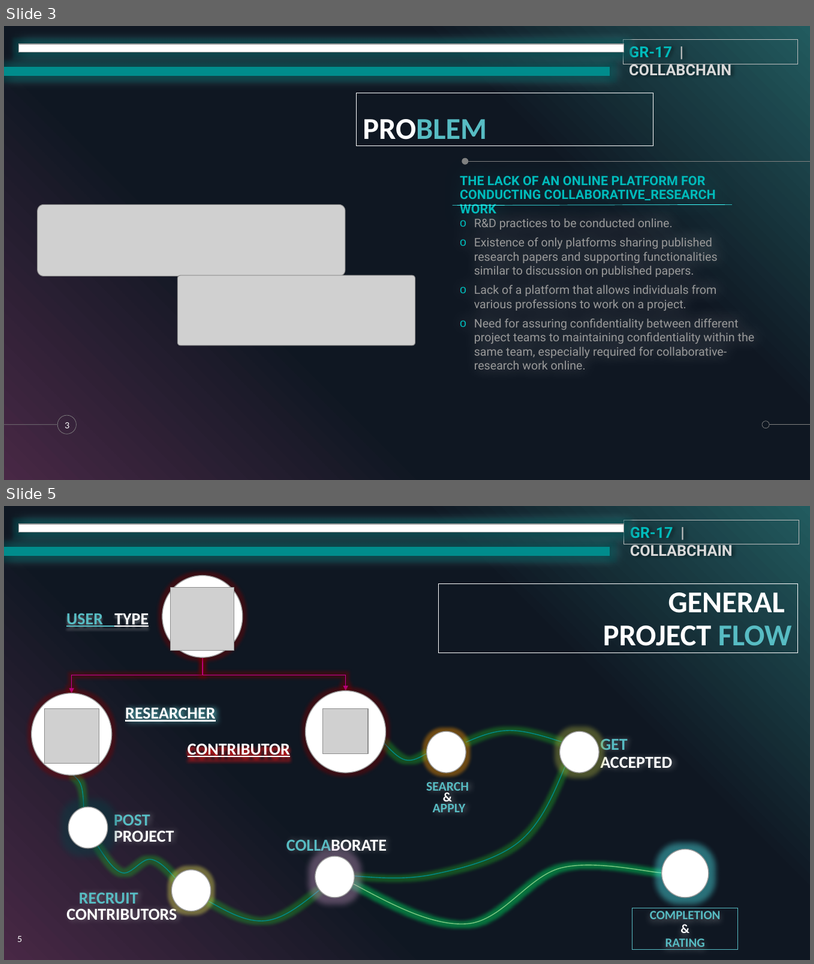
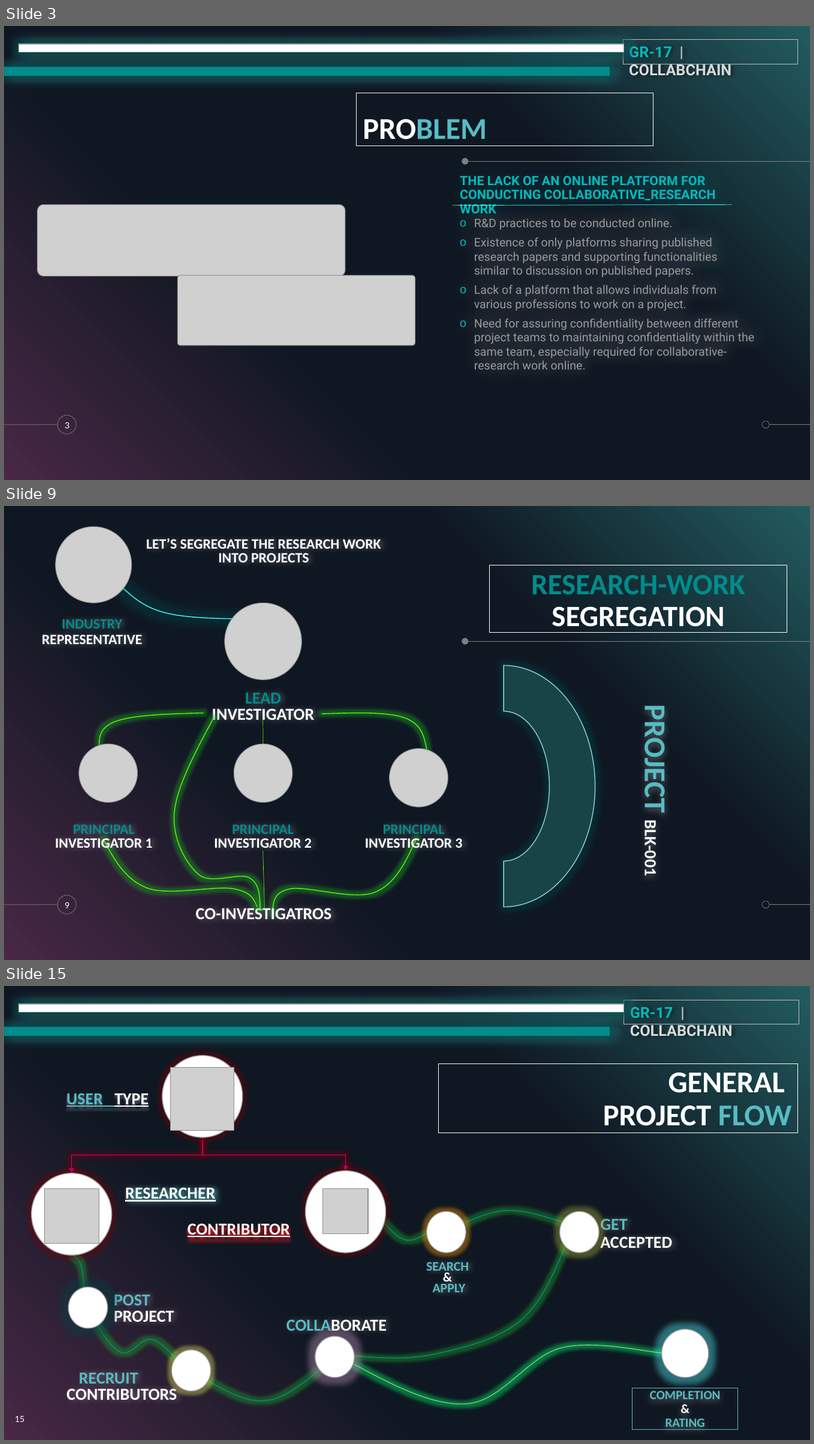
Before and after one commit to dhirajksharma/collabchain, a slide deck: Documents/Deliverables/SlideDeck/collabchain.pptx. Shown one above the other, each under a label of ours: slides 3 and 5 before the commit, slides 3, 9 and 15 after it; the slides between them are not shown. The pictures are 814x964 and 814x1444 pixels, drawn with LibreOffice and Linux fonts; fonts in the diff are those of the drawing; grey boxes stand for pictures. Boxes give left, top, right and bottom in pixels: in the first picture for what was removed or moved away, otherwise in the second. Text is boxed around its words. In the diff, an @@ line names an element or a change of style, - is before the commit and + after.

```diff
--- a/Documents/Deliverables/SlideDeck/collabchain.pptx
+++ b/Documents/Deliverables/SlideDeck/collabchain.pptx
@@ slide 9 added at box(4, 506, 810, 960), background #000000; not listed: 7 template elements that a slide beside it also shows @@
@@ picture added at box(56, 526, 132, 603) @@
@@ text added at box(146, 538, 381, 562), 17 pt, text #FFFFFF, bold @@
+LET’S SEGREGATE THE RESEARCH WORK
+INTO PROJECTS
@@ rectangle added at box(490, 565, 788, 633), outline #FFFFFF 0.75 pt, 35.1 pt, text #008C8C, bold @@
+RESEARCH-WORK
+SEGREGATION
@@ freeform shape added at box(123, 588, 257, 619), outline #3DFFFF 1 pt @@
@@ picture added at box(225, 603, 302, 679) @@
@@ text added at box(42, 619, 143, 644), 17 pt, text #FFFFFF, bold @@
+INDUSTRY
+REPRESENTATIVE
@@ arch (boxed as its full ring) added at box(413, 665, 596, 906), fill #194447, outline #8FD2D7 1 pt @@
@@ text added at box(212, 693, 315, 724), 20 pt, text #FFFFFF, bold @@
+LEAD
+INVESTIGATOR
@@ freeform shape added at box(99, 713, 204, 759), outline #5BF80C 1 pt @@
@@ freeform shape added at box(174, 718, 260, 908), outline #5BF80C 1 pt @@
@@ line added from (264, 744) to (263, 711), #5BF80C 0.5 pt @@
@@ freeform shape added at box(321, 713, 428, 751), outline #5BF80C 1 pt @@
@@ text added at box(637, 715, 674, 874), 36 pt, text #57BCC3, bold @@
+PROJECT BLK-001
@@ picture added at box(79, 744, 138, 802) @@
@@ picture added at box(234, 744, 293, 802) @@
@@ picture added at box(390, 748, 449, 807) @@
@@ text added at box(55, 824, 153, 852), 17 pt, text #FFFFFF, bold @@
+PRINCIPAL
+INVESTIGATOR 1
@@ text added at box(214, 824, 312, 852), 17 pt, text #FFFFFF, bold @@
+PRINCIPAL
+INVESTIGATOR 2
@@ text added at box(365, 824, 462, 852), 17 pt, text #FFFFFF, bold @@
+PRINCIPAL
+INVESTIGATOR 3
@@ freeform shape added at box(103, 839, 257, 906), outline #5BF80C 1 pt @@
@@ freeform shape added at box(273, 839, 417, 915), outline #5BF80C 1 pt @@
@@ line added from (263, 850) to (265, 909), #5BF80C 0.5 pt @@
@@ page number added at box(65, 902, 69, 908), 10 pt, text #FFFFFF @@
+9
@@ text added at box(196, 905, 332, 919), 20 pt, text #FFFFFF, bold @@
+CO-INVESTIGATROS
@@ what was slide 5 is now slide 15 @@
@@ page number at box(15, 1416, 24, 1422): text changed @@
-5
+15
```
Also in this commit, not shown: 1 slide changed, 10 other slides added, 1 slide removed, 1 other file.
